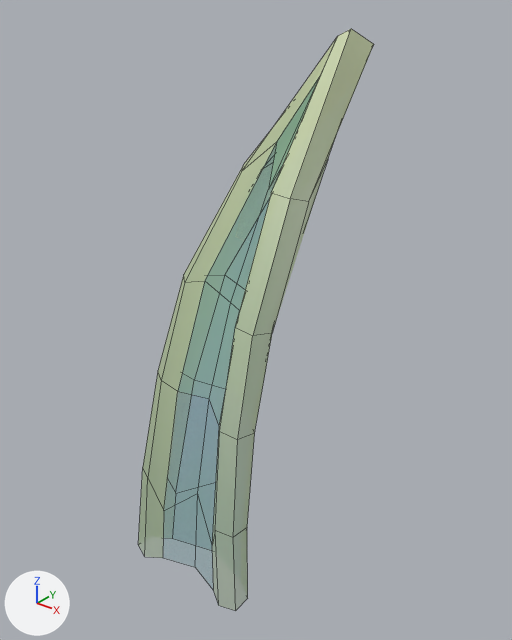
One commit to the FBX model Assets/Models/Tiny Treats plants/sansevieria_leaf_medium_C.fbx: the scene before it, then after it.
Before and after are seen from a 50 mm lens placed at (0.852, -0.879, 1.144), pointed at (0.074, 0.094, 0.541). The axes (+X, +Y, +Z) are drawn at lower left. The lights are the same throughout. Mesh edges are drawn as thin lines. Objects named as collision shapes, trigger or cutter boxes, shadow casters or lower levels of detail are left out. Where no turn or scale is listed for an object, it has been applied to the vertices.

Script lines for the objects in view, before the commit:
```python
mat_tiny_treats_1 = bpy.data.materials.new('tiny_treats_1')
mat_tiny_treats_1.use_nodes = True; mat_tiny_treats_1.node_tree.nodes.clear()
_N = mat_tiny_treats_1.node_tree.nodes; _L = mat_tiny_treats_1.node_tree.links
n0 = _N.new('ShaderNodeBsdfPrincipled'); n0.name = 'Principled BSDF'
n1 = _N.new('ShaderNodeOutputMaterial'); n1.name = 'Material Output'
n2 = _N.new('ShaderNodeTexImage'); n2.name = 'Image Texture'
n2.image = img_tiny_treats_texture_1_png
n3 = _N.new('ShaderNodeTexImage'); n3.name = 'Image Texture.001'
n3.image = img_tiny_treats_texture_1_png
_L.new(n2.outputs[0], n0.inputs[0])  # 'Color' to 'Base Color'
_L.new(n3.outputs[0], n0.inputs[4])  # 'Color' to 'Alpha'
_L.new(n0.outputs[0], n1.inputs[0])  # 'BSDF' to 'Surface'
me_sansevieria_leaf_medium_c = bpy.data.meshes.new('sansevieria_leaf_medium_C')
me_sansevieria_leaf_medium_c.from_pydata(...)  # 65 vertices, 60 faces; spans x -0.15..0.24, y -0.086..0.188, z -0.051..1.07
me_sansevieria_leaf_medium_c.materials.append(mat_tiny_treats_1)
ob_sansevieria_leaf_medium_c = bpy.data.objects.new('sansevieria_leaf_medium_C', me_sansevieria_leaf_medium_c)
ob_sansevieria_leaf_medium_c.location = (0.0, 0.0, 0.0)
```
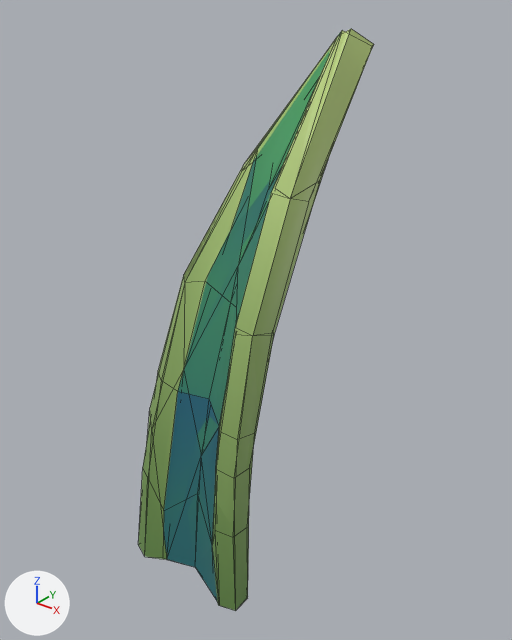
The change, as a list of edits to the scene's bpy script:
```text
Change img_tiny_treats_texture_1_png:
    img_tiny_treats_texture_1_png: load_image('tiny_treats_texture_1.png', 'tiny_treats_texture_1.png', 1024, 1024, 'Non-Color') -> load_image('tiny_treats_texture_1.png', 'tiny_treats_texture_1.png', 1024, 1024, 'sRGB')
Change mat_tiny_treats_1:
    remove n3 = _N.new('ShaderNodeTexImage'); n3.name = 'Image Texture.001'
    remove n3.image = img_tiny_treats_texture_1_png
    where n0 = _N.new('ShaderNodeBsdfPrincipled'); n0.name = 'Principled BSDF'
    remove _L.new(n3.outputs[0], n0.inputs[4])  # 'Color' to 'Alpha'
    where n2 = _N.new('ShaderNodeTexImage'); n2.name = 'Image Texture'
    add _L.new(n2.outputs[1], n0.inputs[4])  # 'Alpha' to 'Alpha'
Add me_sansevieria_leaf_medium_c_001:
    me_sansevieria_leaf_medium_c_001.from_pydata(...)  # 40 vertices, 50 faces; spans x -0.15..0.239, y -0.084..0.187, z -0.051..1.068
    me_sansevieria_leaf_medium_c_001.materials.append(mat_tiny_treats_1)  # picture img_tiny_treats_texture_1_png
Add ob_sansevieria_leaf_medium_c_lod1:
    ob_sansevieria_leaf_medium_c_lod1 = bpy.data.objects.new('sansevieria_leaf_medium_C_LOD1', me_sansevieria_leaf_medium_c_001)
    ob_sansevieria_leaf_medium_c_lod1.location = (0.0, 0.0, 0.0)
```

What differs and where, as boxes [x1, y1, x2, y2] in the pictures (512 x 640 px):
'sansevieria_leaf_medium_C', surface changed: [138, 29, 374, 611] in both
'sansevieria_leaf_medium_C_LOD1', added (green): after [138, 30, 362, 609]
